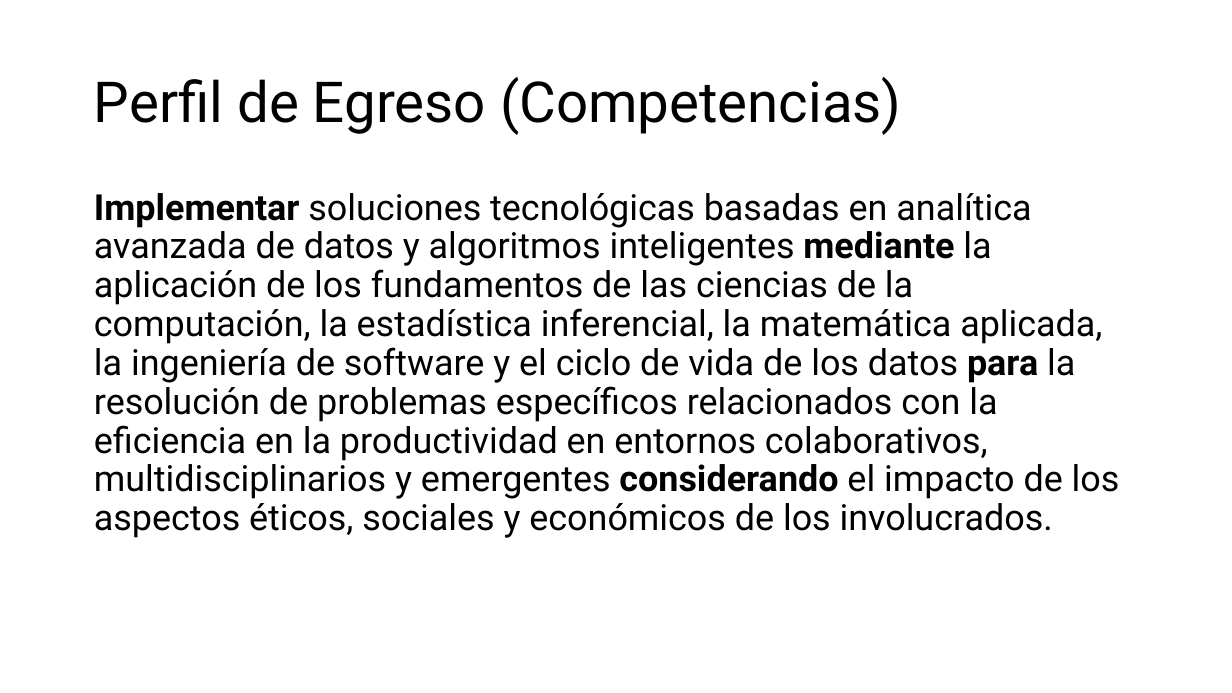
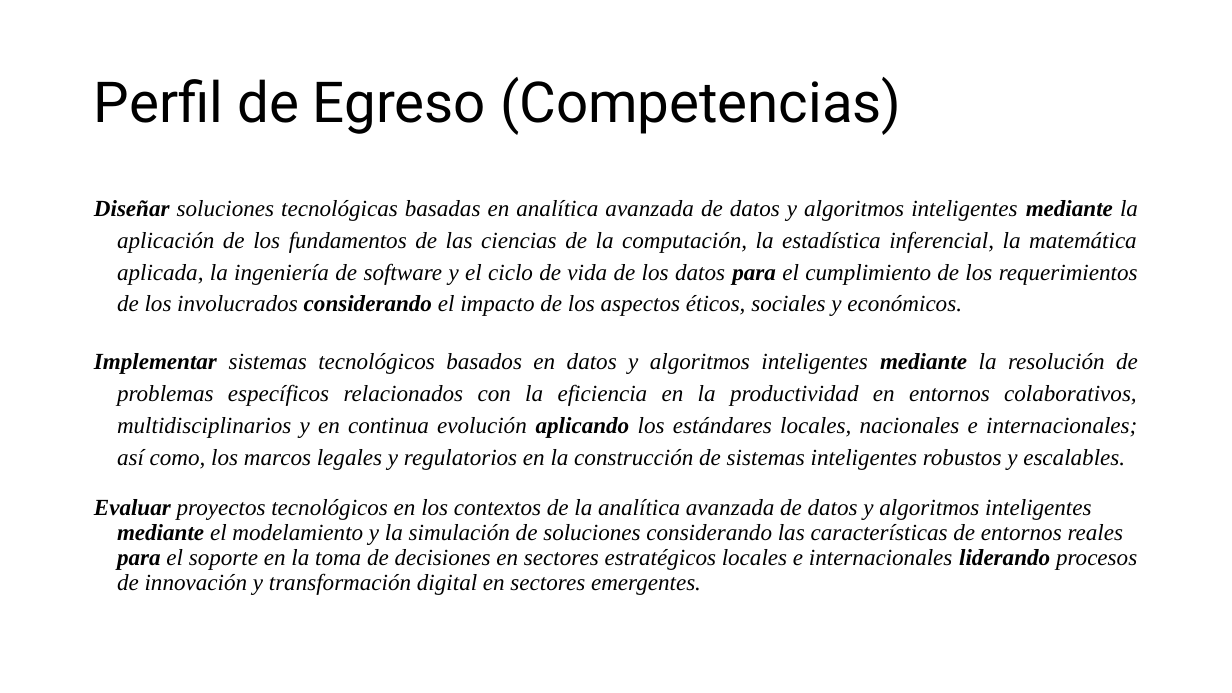
Before and after one commit to aavendan/cdia, a slide deck: slide 10 of 03 Presentación - CDIA.pptx. Drawn at 1232x693 pixels with LibreOffice and Linux fonts; fonts in the diff are those of the drawing. Boxes give left, top, right and bottom in pixels: in the first picture for what was removed or moved away, otherwise in the second. Text is boxed around its words. In the diff, an @@ line names an element or a change of style, - is before the commit and + after.

```diff
--- a/03 Presentación - CDIA.pptx
+++ b/03 Presentación - CDIA.pptx
@@ text at (94, 200, 1138, 595): text changed; size 28 to 18 pt; font Roboto to Times New Roman; italic on @@
-Implementar soluciones tecnológicas basadas en analítica avanzada de datos y algoritmos inteligentes mediante la aplicación de los fundamentos de las ciencias de la computación, la estadística inferencial, la matemática aplicada, la ingeniería de software y el ciclo de vida de los datos para la resolución de problemas específicos relacionados con la eficiencia en la productividad en entornos colaborativos, multidisciplinarios y emergentes considerando el impacto de los aspectos éticos, sociales y económicos de los involucrados.
+Diseñar soluciones tecnológicas basadas en analítica avanzada de datos y algoritmos inteligentes mediante la aplicación de los fundamentos de las ciencias de la computación, la estadística inferencial, la matemática aplicada, la ingeniería de software y el ciclo de vida de los datos para el cumplimiento de los requerimientos de los involucrados considerando el impacto de los aspectos éticos, sociales y económicos.
+Implementar sistemas tecnológicos basados en datos y algoritmos inteligentes mediante la resolución de problemas específicos relacionados con la eficiencia en la productividad en entornos colaborativos, multidisciplinarios y en continua evolución aplicando los estándares locales, nacionales e internacionales; así como, los marcos legales y regulatorios en la construcción de sistemas inteligentes robustos y escalables.
+Evaluar proyectos tecnológicos en los contextos de la analítica avanzada de datos y algoritmos inteligentes mediante el modelamiento y la simulación de soluciones considerando las características de entornos reales para el soporte en la toma de decisiones en sectores estratégicos locales e internacionales liderando procesos de innovación y transformación digital en sectores emergentes.
```
Also in this commit, not shown: 1 other slide changed, 1 slide removed, 1 other file.
